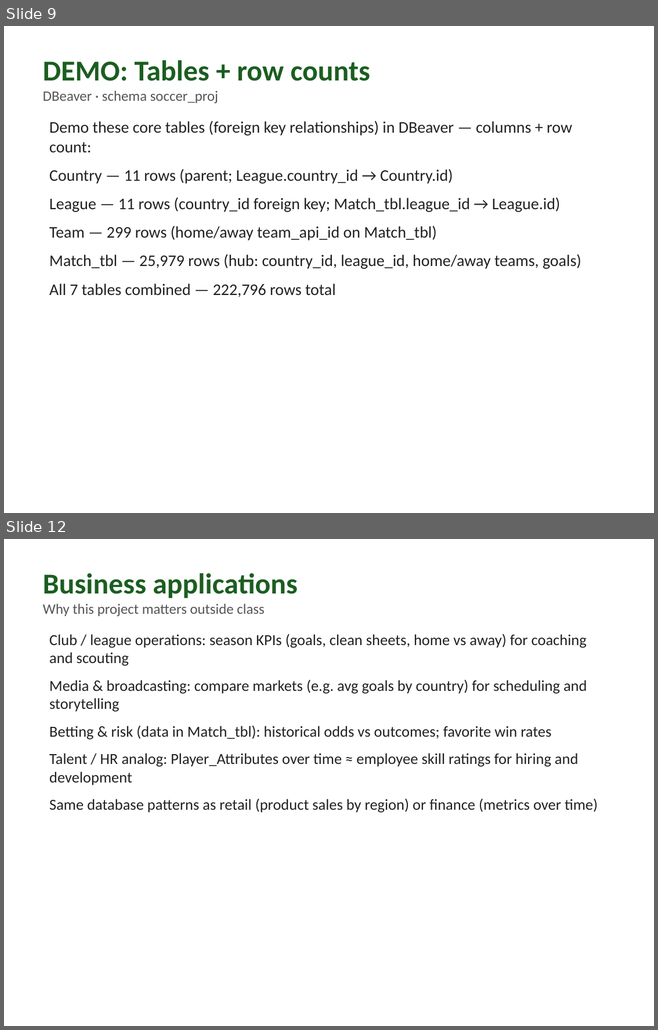
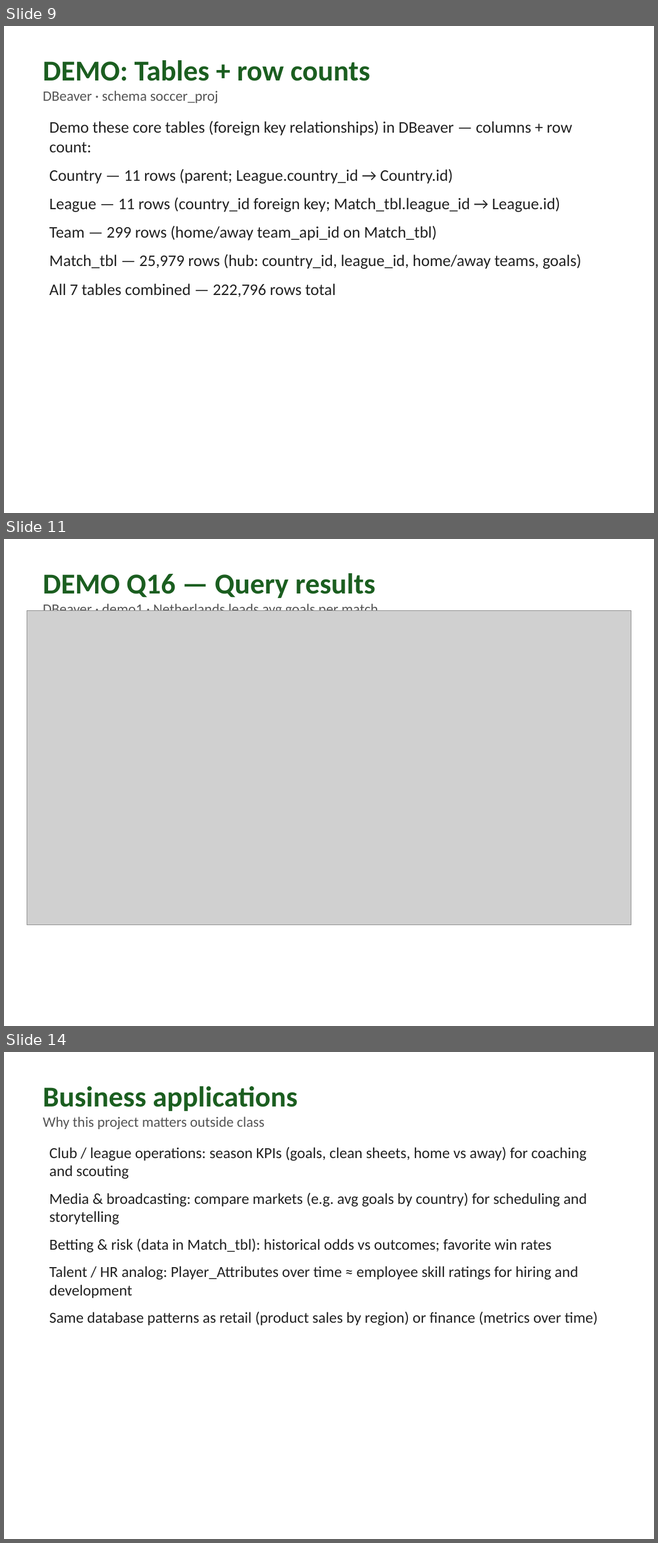
Before and after one commit to emmarthur/database-arthur-emmanart, a slide deck: FinalProject/Deliverable4_Presentation-emmanart.pptx. Shown one above the other, each under a label of ours: slides 9 and 12 before the commit, slides 9, 11 and 14 after it; the slides between them are not shown. The pictures are 658x1030 and 658x1543 pixels, drawn with LibreOffice and Linux fonts; fonts in the diff are those of the drawing; grey boxes stand for pictures. Boxes give left, top, right and bottom in pixels: in the first picture for what was removed or moved away, otherwise in the second. Text is boxed around its words. In the diff, an @@ line names an element or a change of style, - is before the commit and + after.

```diff
--- a/FinalProject/Deliverable4_Presentation-emmanart.pptx
+++ b/FinalProject/Deliverable4_Presentation-emmanart.pptx
@@ slide 11 added at (x1=4, y1=539, x2=654, y2=1026), background #FFFFFF @@
@@ text added at (x1=43, y1=573, x2=378, y2=611), 16 pt, text #555555 @@
+DEMO Q16 — Query results
+DBeaver · demo1 · Netherlands leads avg goals per match
@@ picture added at (x1=27, y1=610, x2=631, y2=925) @@
@@ what was slide 12 is now slide 14 @@
```
Also in this commit, not shown: 3 other slides added, 2 slides removed, 10 other files.
